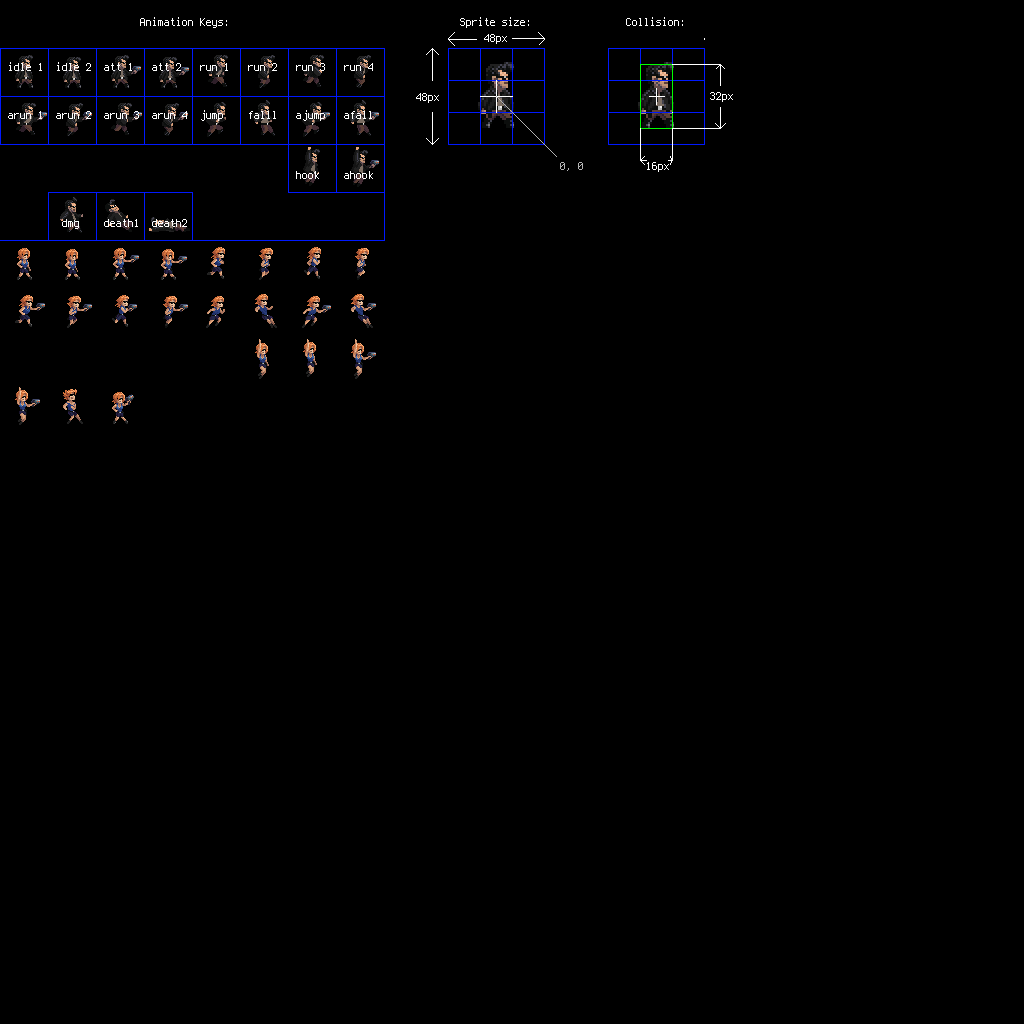
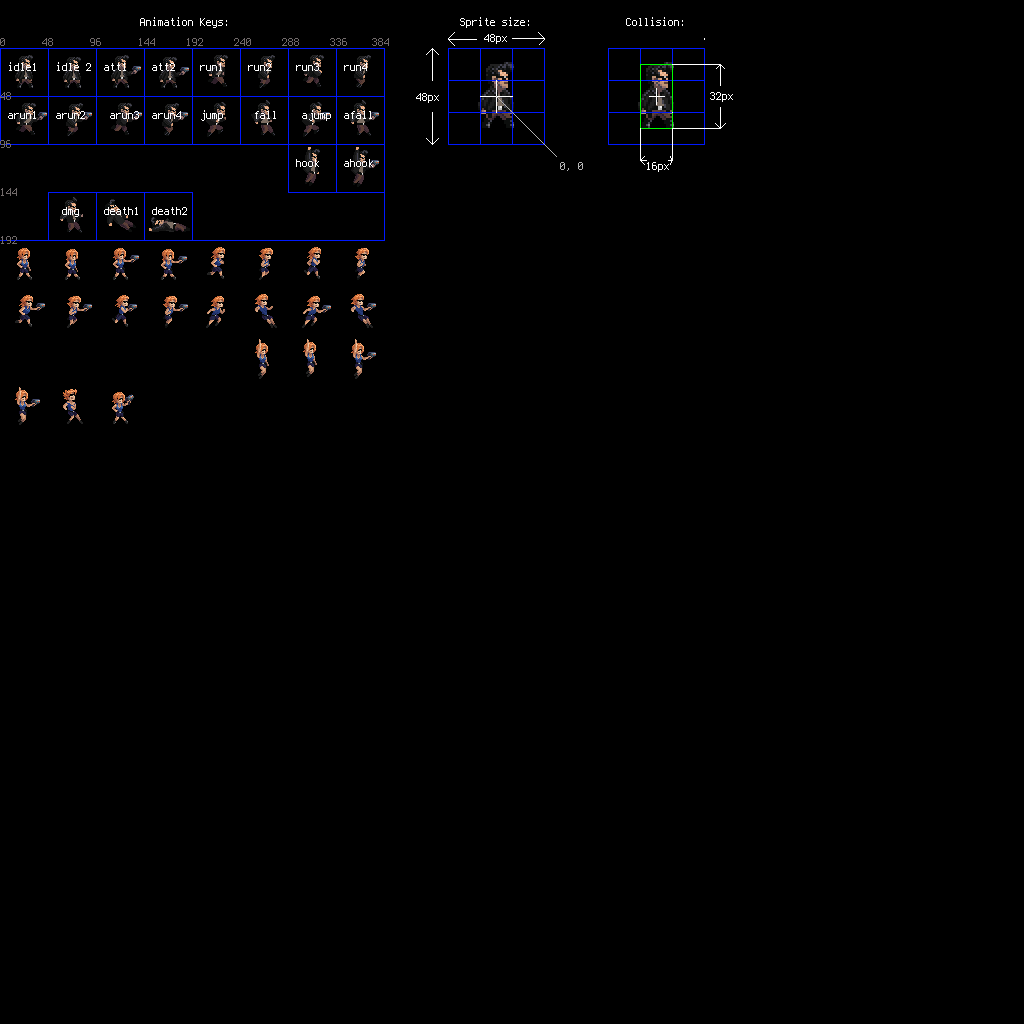
Layered file, before and after one edit (1024px x 1024px). Changes by layer:
renamed "idle 1 idle 2 att 1 att 2 ..." to "idle1 idle 2 att1 att2 ...", painted on it over (8, 63, 373, 229)
added layer "0 48 96 144 ..." above "0, 0" over (0, 38, 389, 244)
